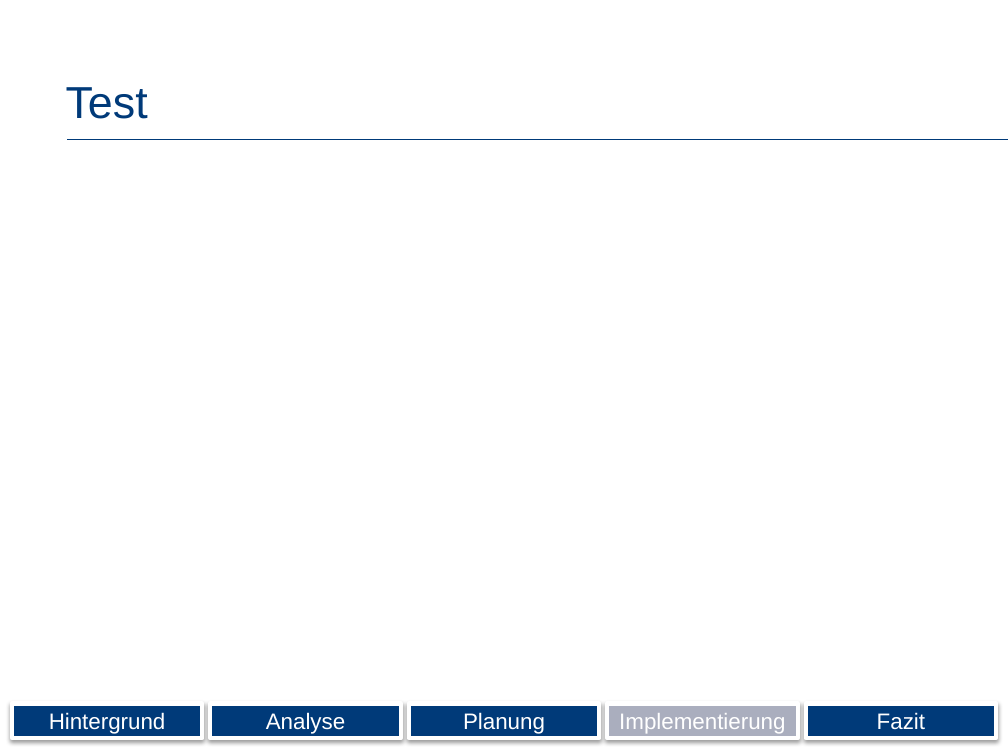
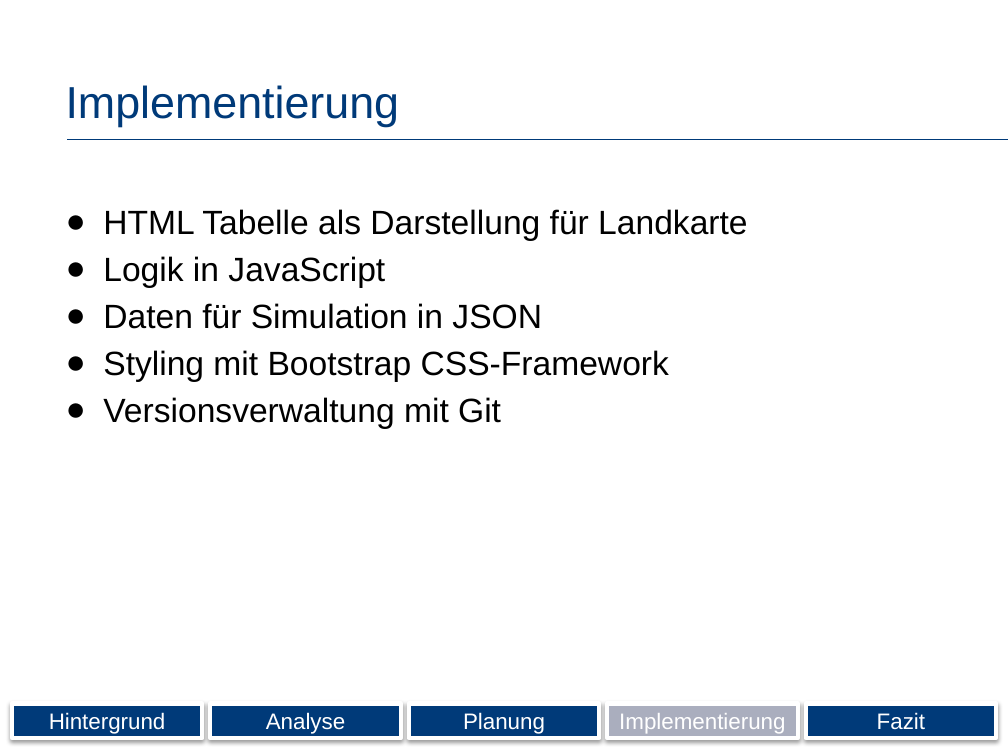
Before and after one commit to Wolle1508/SE-Projekt, a slide deck: slide 17 of Präsentation.pptx. Drawn at 1008x756 pixels with LibreOffice and Linux fonts; fonts in the diff are those of the drawing; background and template pictures are left out. Boxes give left, top, right and bottom in pixels: in the first picture for what was removed or moved away, otherwise in the second. Text is boxed around its words. In the diff, an @@ line names an element or a change of style, - is before the commit and + after.

```diff
--- a/Präsentation.pptx
+++ b/Präsentation.pptx
@@ title at [66,85,400,127]: text changed @@
-Test
+Implementierung
@@ text added at [103,209,747,429], 24 pt, text #000000 @@
+● HTML Tabelle als Darstellung für Landkarte
+● Logik in JavaScript
+● Daten für Simulation in JSON
+● Styling mit Bootstrap CSS-Framework
+● Versionsverwaltung mit Git
```
Also in this commit, not shown: 1 slide added.
